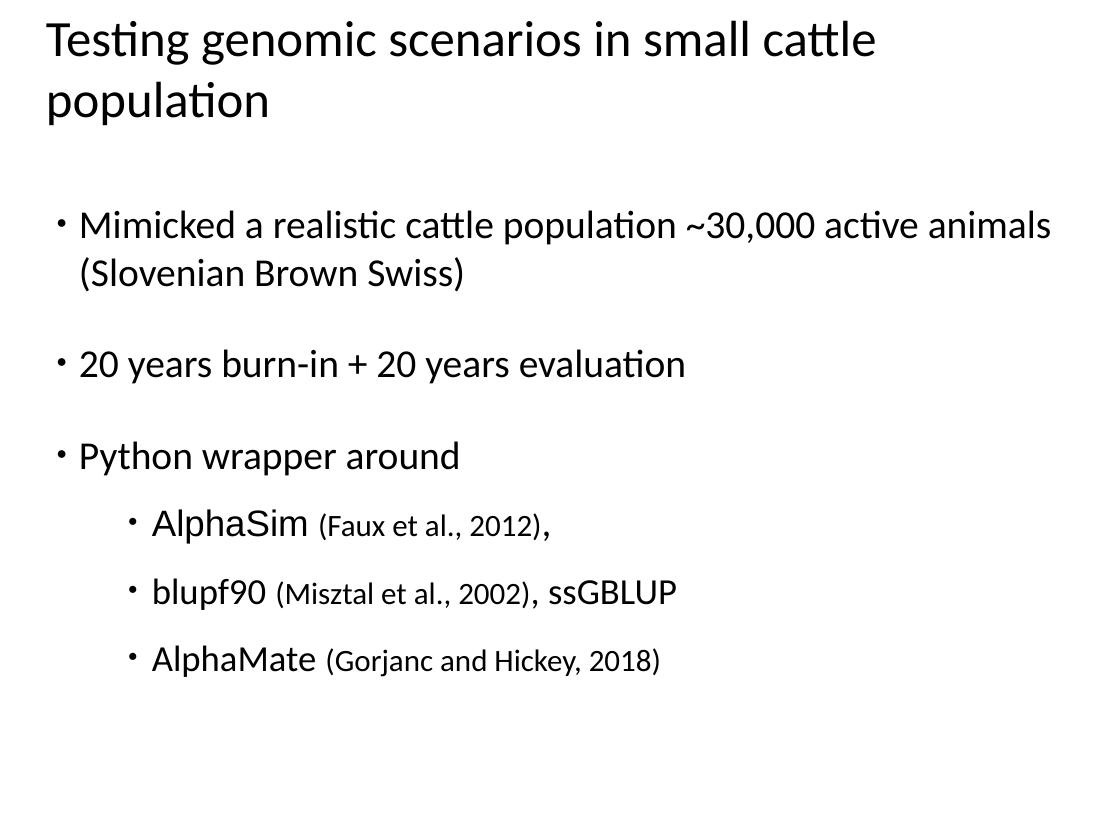
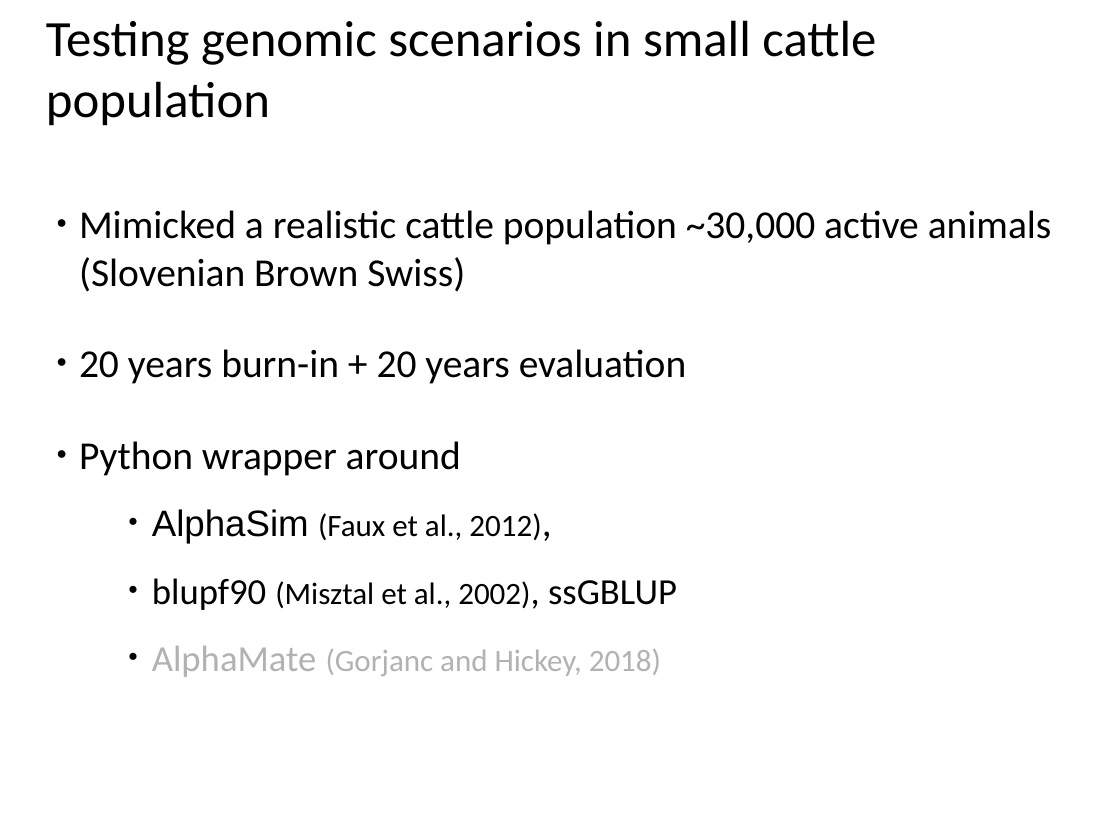
Before and after one commit to janaobsteter/ResourceAllocation_paper, a slide deck: slide 29 of Jana_ZagrebCourse_Simulation.pptx (slide 12 before the commit). Drawn at 1120x840 pixels with LibreOffice and Linux fonts; fonts in the diff are those of the drawing; background and template pictures are left out. Boxes give left, top, right and bottom in pixels: in the first picture for what was removed or moved away, otherwise in the second. Text is boxed around its words. In the diff, an @@ line names an element or a change of style, - is before the commit and + after.

```diff
--- a/Jana_ZagrebCourse_Simulation.pptx
+++ b/Jana_ZagrebCourse_Simulation.pptx
@@ text at [152,509,677,677]: text colour #000000 to #B2B2B2 in "AlphaMate (Gorjanc and Hickey, 2018)"; indent changed @@
```
Also in this commit, not shown: 8 other slides changed, 20 slides added, 1 slide removed, 4 other files.
